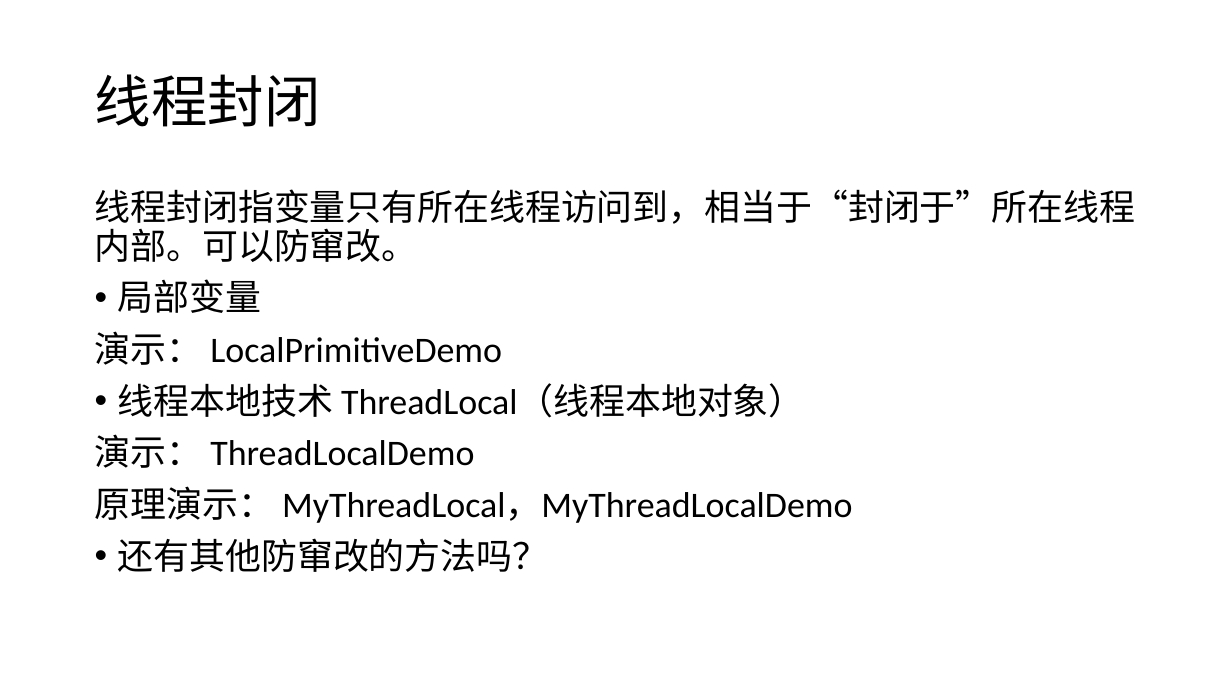
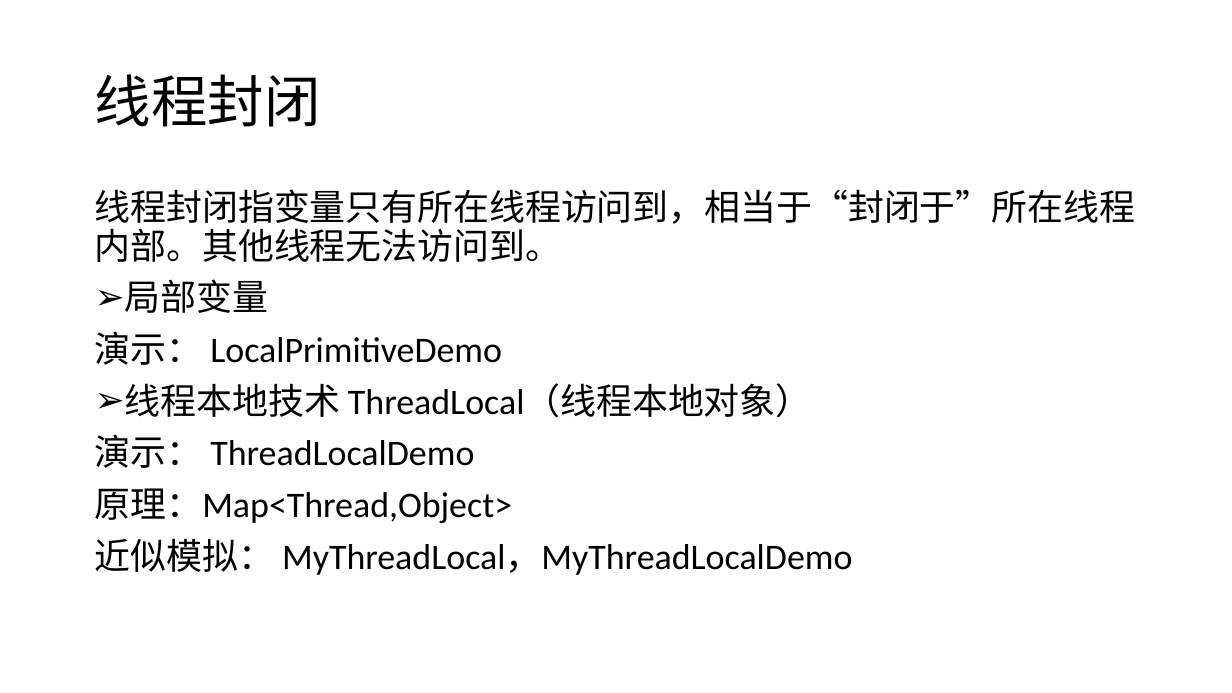
Before and after one commit to GerogeLeon/multithread_demo, a slide deck: slide 7 of JAVA并发编程.pptx (slide 14 before the commit). Drawn at 1232x693 pixels with LibreOffice and Linux fonts; fonts in the diff are those of the drawing. Boxes give left, top, right and bottom in pixels: in the first picture for what was removed or moved away, otherwise in the second. Text is boxed around its words. In the diff, an @@ line names an element or a change of style, - is before the commit and + after.

```diff
--- a/JAVA并发编程.pptx
+++ b/JAVA并发编程.pptx
@@ text at bbox=[95, 189, 1136, 262]: text changed @@
-线程封闭指变量只有所在线程访问到，相当于“封闭于”所在线程内部。可以防窜改。
+线程封闭指变量只有所在线程访问到，相当于“封闭于”所在线程内部。其他线程无法访问到。
@@ text at bbox=[125, 279, 812, 418]: bullet • to ➢ @@
@@ text at bbox=[95, 488, 852, 575]: text changed @@
-原理演示： MyThreadLocal，MyThreadLocalDemo
-• 还有其他防窜改的方法吗？
+原理：Map<Thread,Object>
+近似模拟： MyThreadLocal，MyThreadLocalDemo
```
Also in this commit, not shown: 4 other slides changed, 2 slides added, 1 slide removed, 5 other files.
